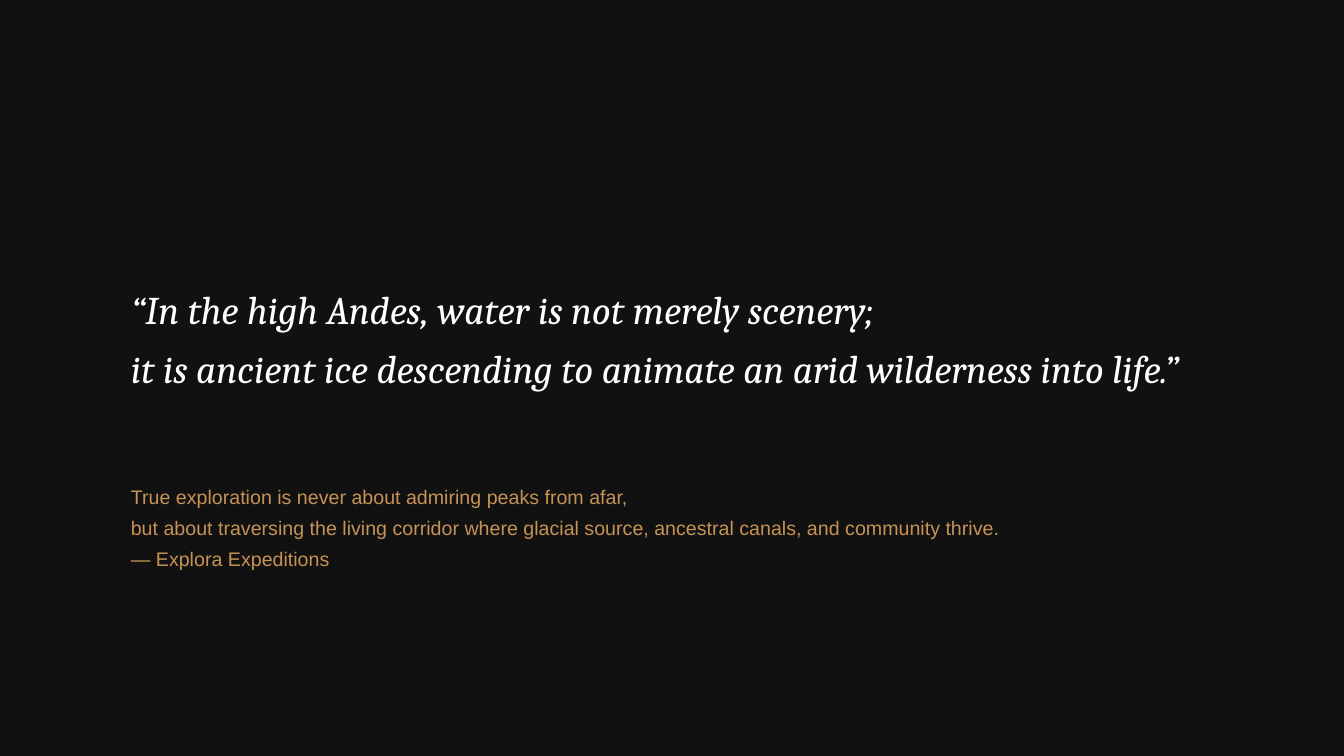
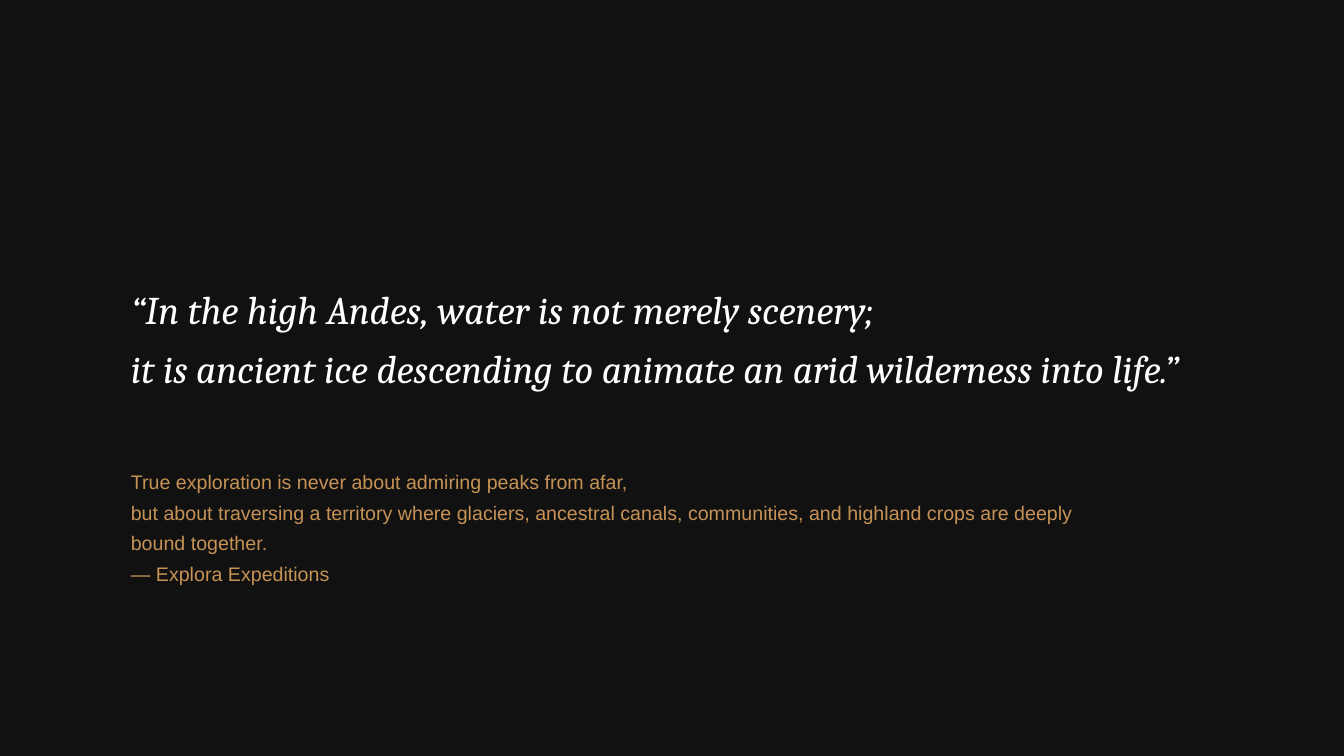
Before and after one commit to camichamorro/Kick-Off-Cordillera-Blanca, a slide deck: slide 2 of public/Explora_Cordillera_Blanca_Expedition.pptx. Drawn at 1344x756 pixels with LibreOffice and Linux fonts; fonts in the diff are those of the drawing. Boxes give left, top, right and bottom in pixels: in the first picture for what was removed or moved away, otherwise in the second. Text is boxed around its words. In the diff, an @@ line names an element or a change of style, - is before the commit and + after.

```diff
--- a/public/Explora_Cordillera_Blanca_Expedition.pptx
+++ b/public/Explora_Cordillera_Blanca_Expedition.pptx
@@ text at (x1=131, y1=506, x2=1072, y2=554): text changed @@
-but about traversing the living corridor where glacial source, ancestral canals, and community thrive.
+but about traversing a territory where glaciers, ancestral canals, communities, and highland crops are deeply bound together.
```
Also in this commit, not shown: 5 other slides changed, 2 other files.
